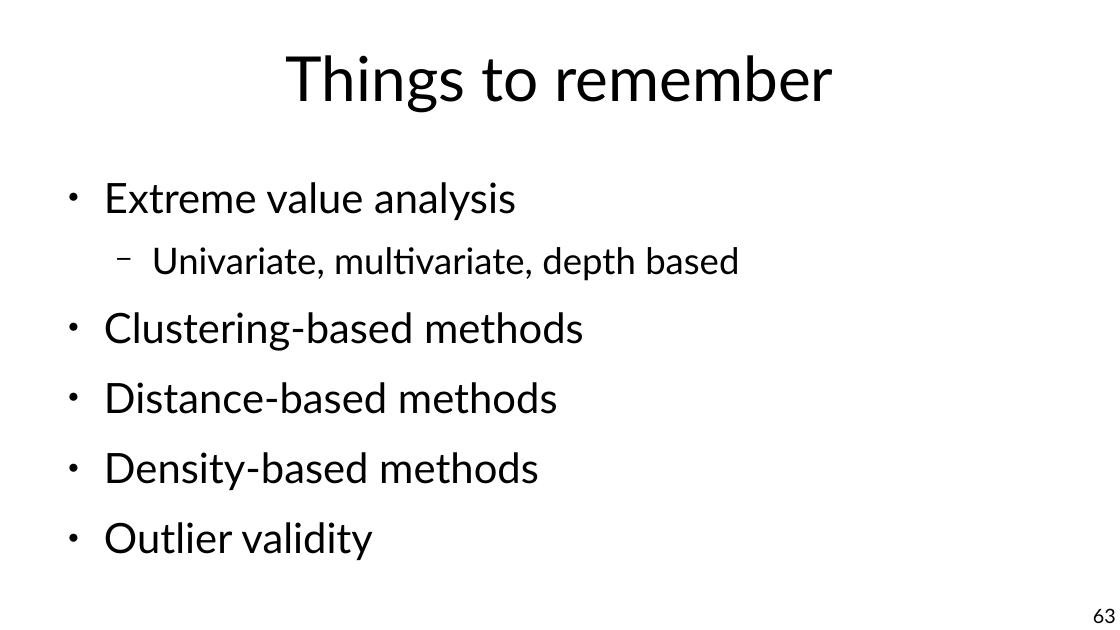
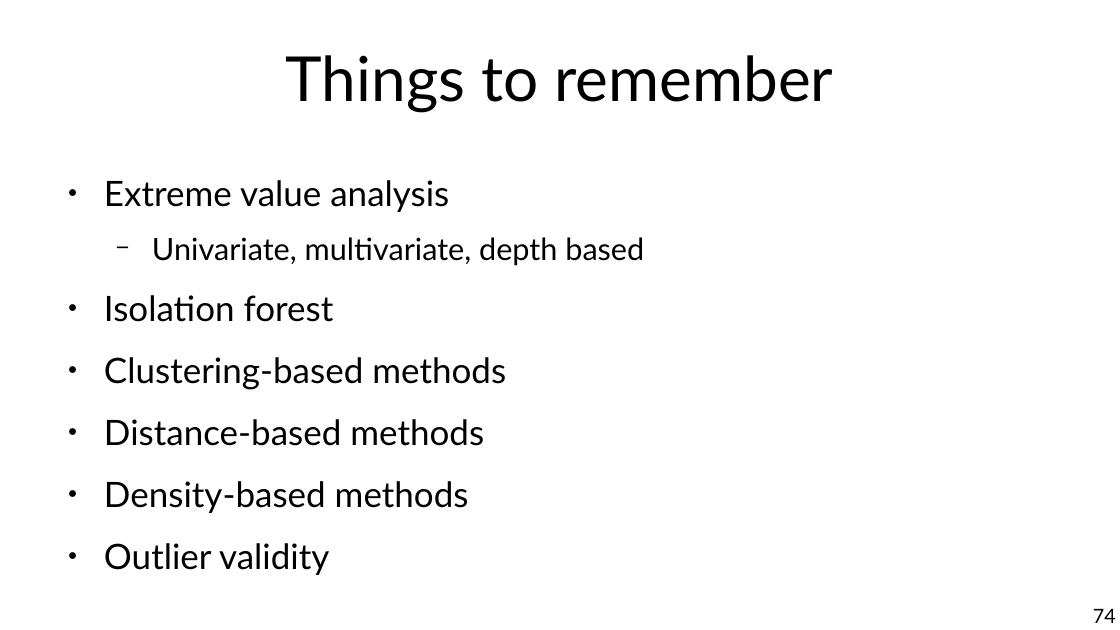
Before and after one commit to marco-calautti/data-mining-course, a slide deck: slide 74 of theory/tt09_outlier_detection.odp (slide 63 before the commit). Drawn at 1120x630 pixels with LibreOffice and Linux fonts; fonts in the diff are those of the drawing. Boxes give left, top, right and bottom in pixels: in the first picture for what was removed or moved away, otherwise in the second. Text is boxed around its words. In the diff, an @@ line names an element or a change of style, - is before the commit and + after.

```diff
--- a/theory/tt09_outlier_detection.odp
+++ b/theory/tt09_outlier_detection.odp
@@ text at (x1=104, y1=180, x2=644, y2=513): size 29.6 to 24.8 pt in "Extreme value analysis", "Clustering-based methods", "Distance-based methods", "Density-based methods" and 1 more places; size 25.9 to 21.7 pt in "Univariate, multivariate, depth based" @@
@@ text at (x1=104, y1=295, x2=334, y2=322): paragraph added @@
+● Isolation forest
@@ page number at (x1=1093, y1=609, x2=1116, y2=623): text changed @@
-63
+74
```
Also in this commit, not shown: 26 other slides changed, 14 slides added, 2 slides removed.
